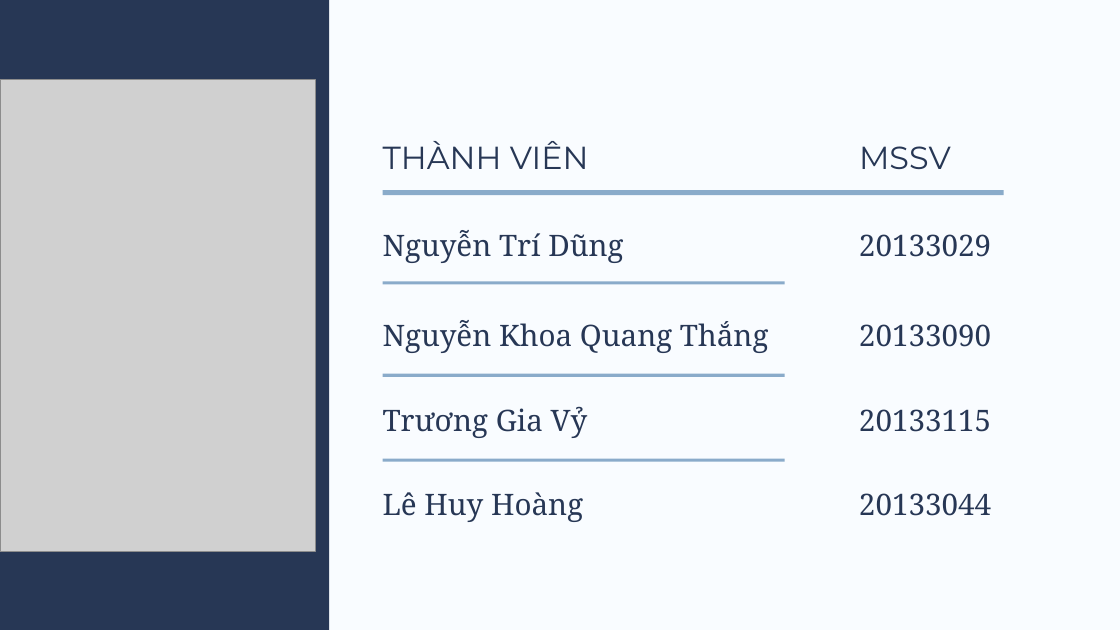
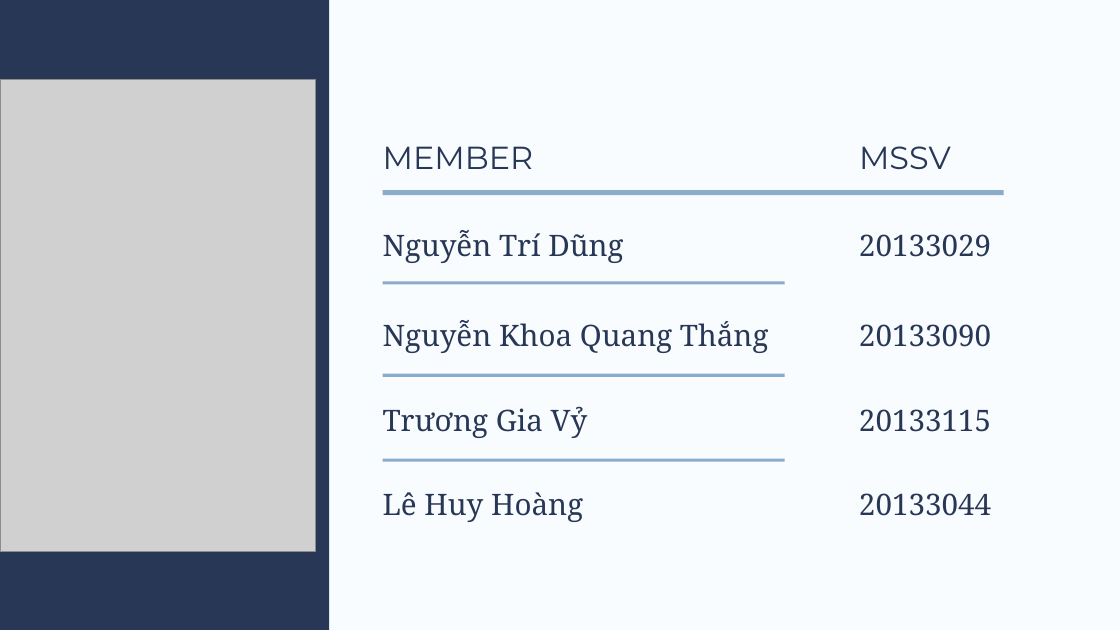
Before and after one commit to n0aHVN/Nhom01_BDML_02, a slide deck: slide 2 of Presentation/Nhom01.pptx. Drawn at 1120x630 pixels with LibreOffice and Linux fonts; fonts in the diff are those of the drawing; grey boxes stand for pictures. Boxes give left, top, right and bottom in pixels: in the first picture for what was removed or moved away, otherwise in the second. Text is boxed around its words. In the diff, an @@ line names an element or a change of style, - is before the commit and + after.

```diff
--- a/Presentation/Nhom01.pptx
+++ b/Presentation/Nhom01.pptx
@@ text at (x1=383, y1=146, x2=534, y2=169): text changed @@
-THÀNH VIÊN
+MEMBER
```
Also in this commit, not shown: 9 other slides changed, 1 slide added, 1 slide removed.
